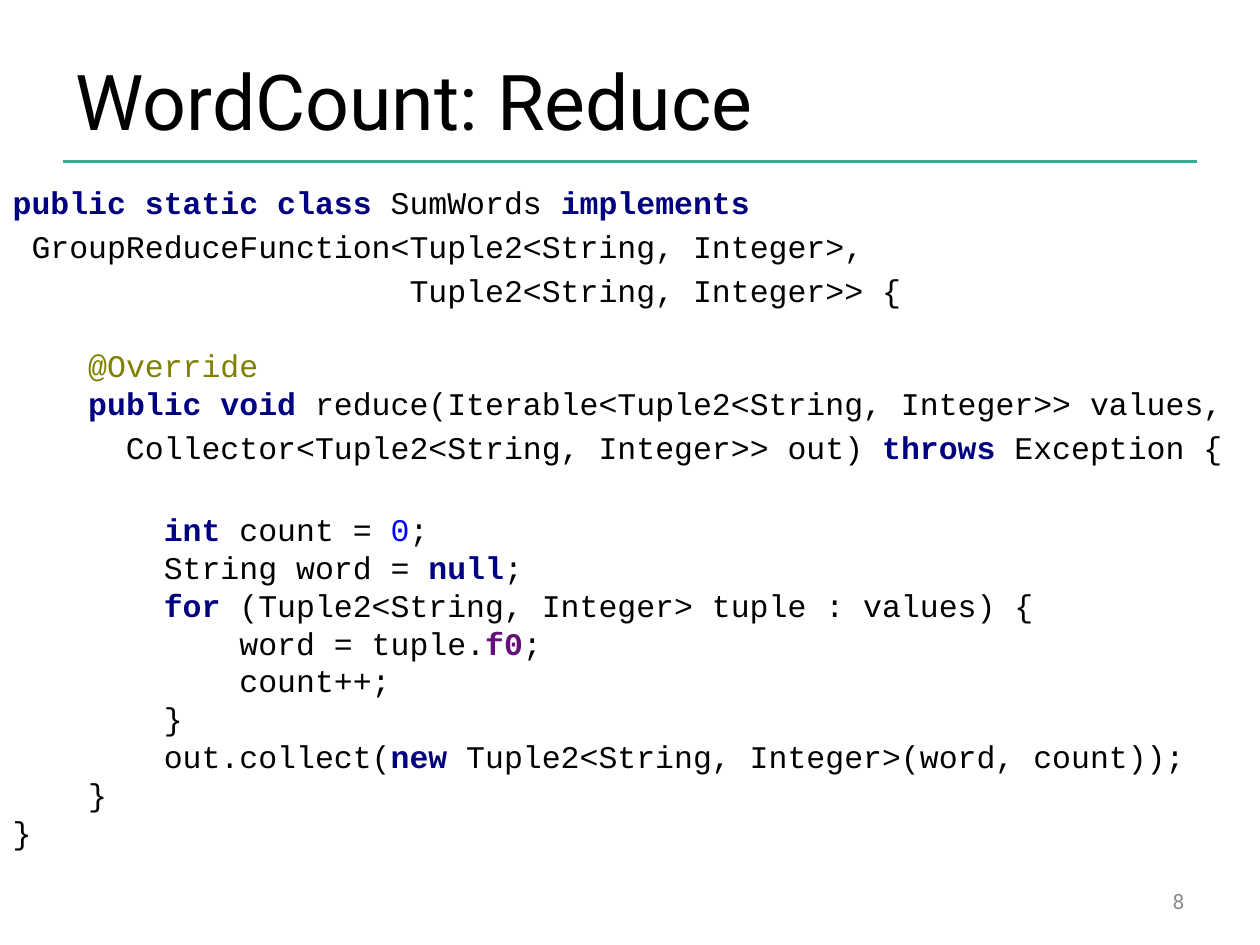
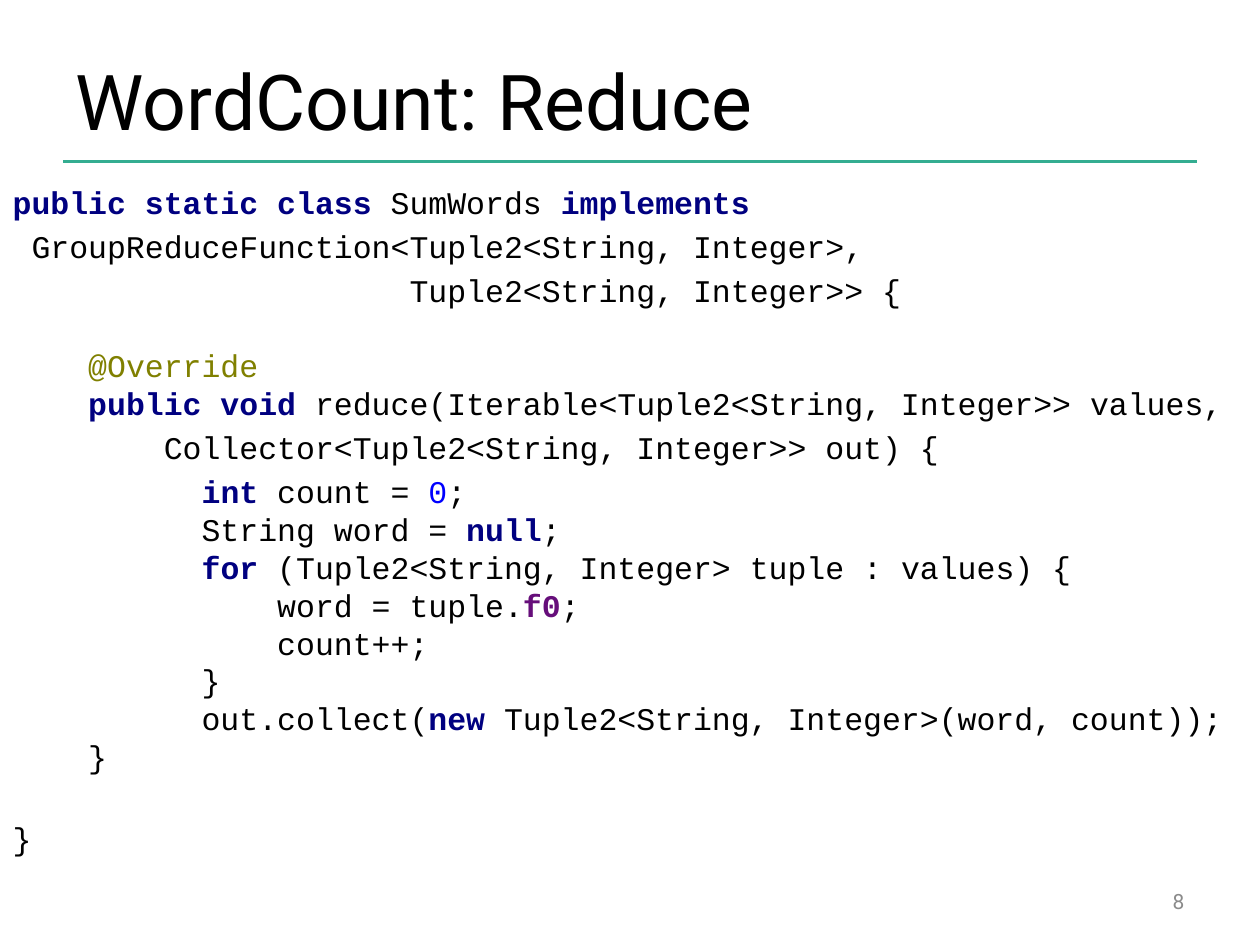
Before and after one commit to dataArtisans/flink-training-web, a slide deck: slide 8 of slides/flink_batch_basics.pptx. Drawn at 1260x945 pixels with LibreOffice and Linux fonts; fonts in the diff are those of the drawing; background and template pictures are left out. Boxes give left, top, right and bottom in pixels: in the first picture for what was removed or moved away, otherwise in the second. Text is boxed around its words. In the diff, an @@ line names an element or a change of style, - is before the commit and + after.

```diff
--- a/slides/flink_batch_basics.pptx
+++ b/slides/flink_batch_basics.pptx
@@ text at (x1=164, y1=436, x2=1222, y2=737): text changed @@
-Collector<Tuple2<String, Integer>> out) throws Exception {
-int count = 0;
-String word = null;
-for (Tuple2<String, Integer> tuple : values) {
-word = tuple.f0;
-count++;
-}
-out.collect(new Tuple2<String, Integer>(word, count));
-}
-}
+Collector<Tuple2<String, Integer>> out) {
+int count = 0;
+String word = null;
+for (Tuple2<String, Integer> tuple : values) {
+word = tuple.f0;
+count++;
+}
+out.collect(new Tuple2<String, Integer>(word, count));
+}
+}
```
Also in this commit, not shown: 7 other slides changed.
